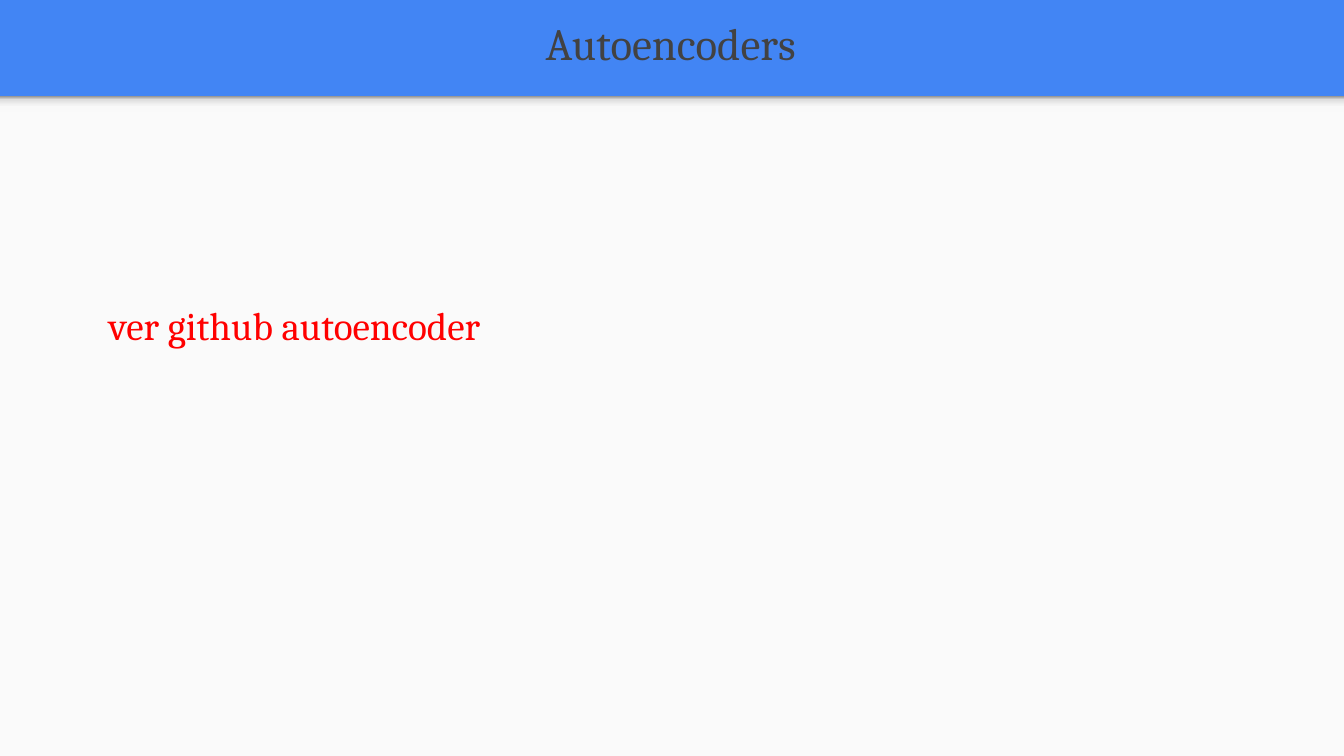
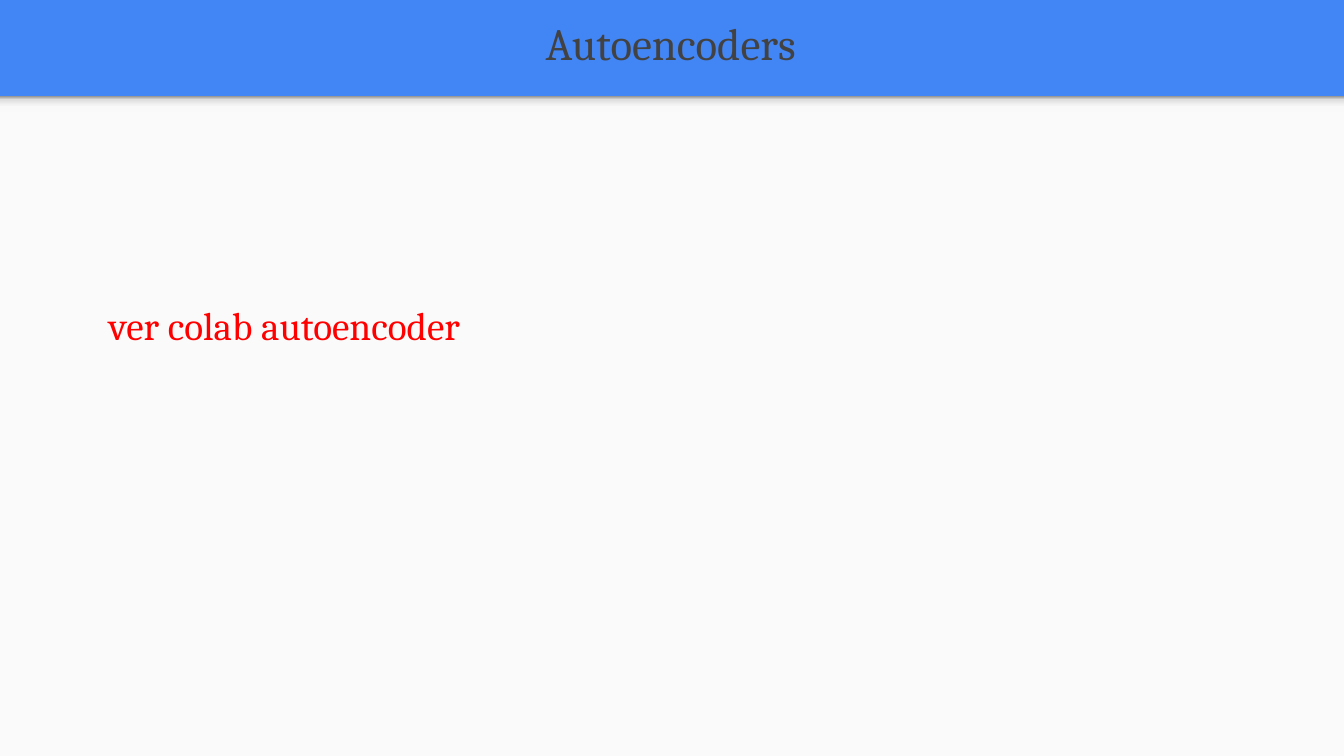
Before and after one commit to FIUBA-Posgrado-Inteligencia-Artificial/aprendizaje_profundo, a slide deck: slide 12 of clase_7/teoria/Clase_7.pptx. Drawn at 1344x756 pixels with LibreOffice and Linux fonts; fonts in the diff are those of the drawing. Boxes give left, top, right and bottom in pixels: in the first picture for what was removed or moved away, otherwise in the second. Text is boxed around its words. In the diff, an @@ line names an element or a change of style, - is before the commit and + after.

```diff
--- a/clase_7/teoria/Clase_7.pptx
+++ b/clase_7/teoria/Clase_7.pptx
@@ text at [109, 312, 460, 341]: text changed @@
-ver github autoencoder
+ver colab autoencoder
```
Also in this commit, not shown: 7 other slides changed, 2 slides added, 11 slides removed, 25 other files.
